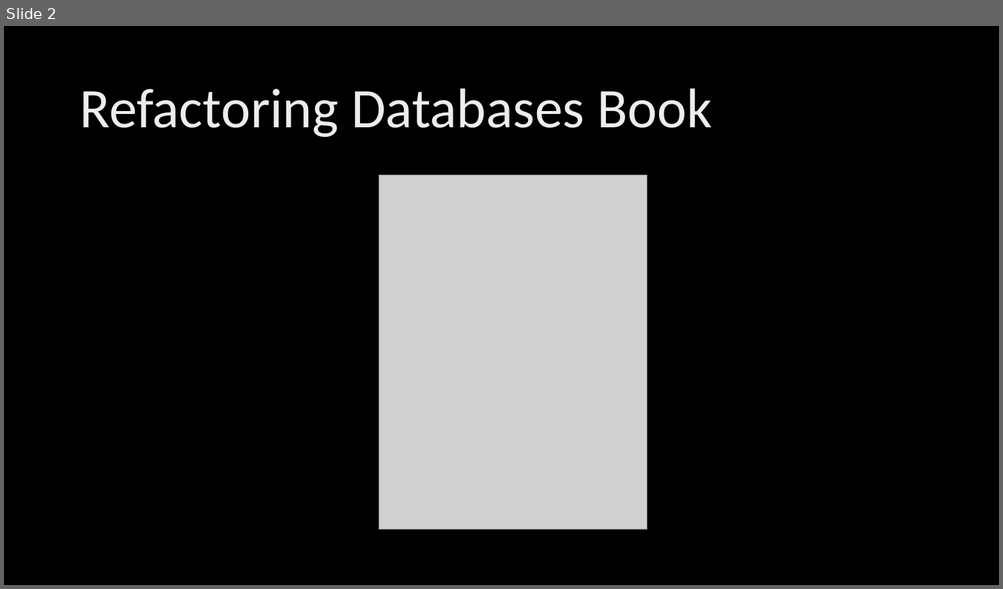
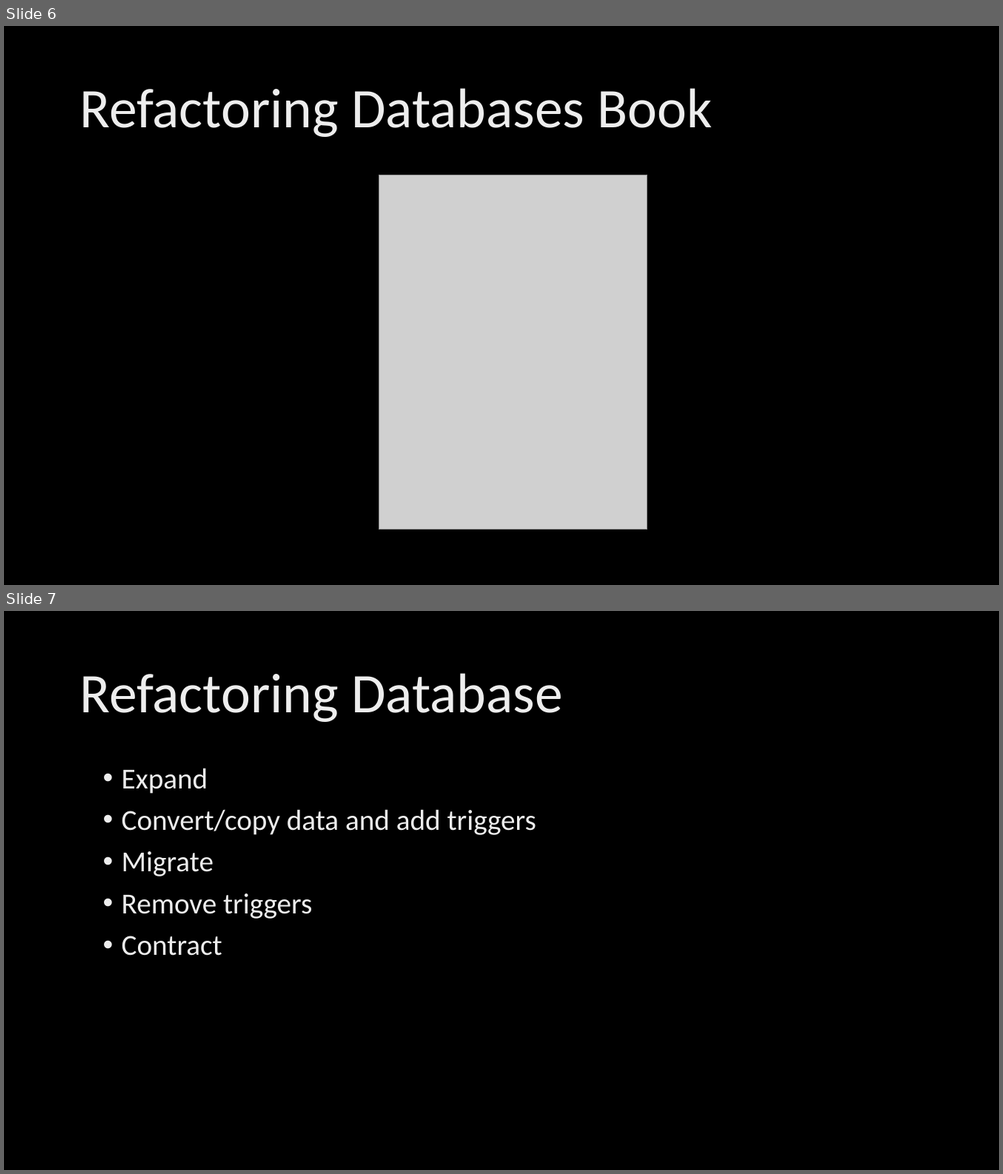
Before and after one commit to poedevop-fm/Database-Refactoring-Demo, a slide deck: Triggers & Refactoring.pptx. Shown one above the other, each under a label of ours: slide 2 before the commit, slides 6 and 7 after it. The pictures are 1003x589 and 1003x1174 pixels, drawn with LibreOffice and Linux fonts; fonts in the diff are those of the drawing; grey boxes stand for pictures; background and template pictures are left out. Boxes give left, top, right and bottom in pixels: in the first picture for what was removed or moved away, otherwise in the second. Text is boxed around its words. In the diff, an @@ line names an element or a change of style, - is before the commit and + after.

```diff
--- a/Triggers & Refactoring.pptx
+++ b/Triggers & Refactoring.pptx
@@ slide 7 added at box(4, 611, 999, 1170), background picture (left out) @@
@@ title added at box(79, 673, 563, 722), 54 pt, text gradient #BFBFBF to #EDEDED to #FFFFFF @@
+Refactoring Database
@@ text added at box(122, 768, 536, 956), 28 pt, text gradient #BFBFBF to #EDEDED to #FFFFFF @@
+• Expand
+• Convert/copy data and add triggers
+• Migrate
+• Remove triggers
+• Contract
@@ what was slide 2 is now slide 6 @@
```
Also in this commit, not shown: 2 slides changed, 8 other slides added, 27 other files.
